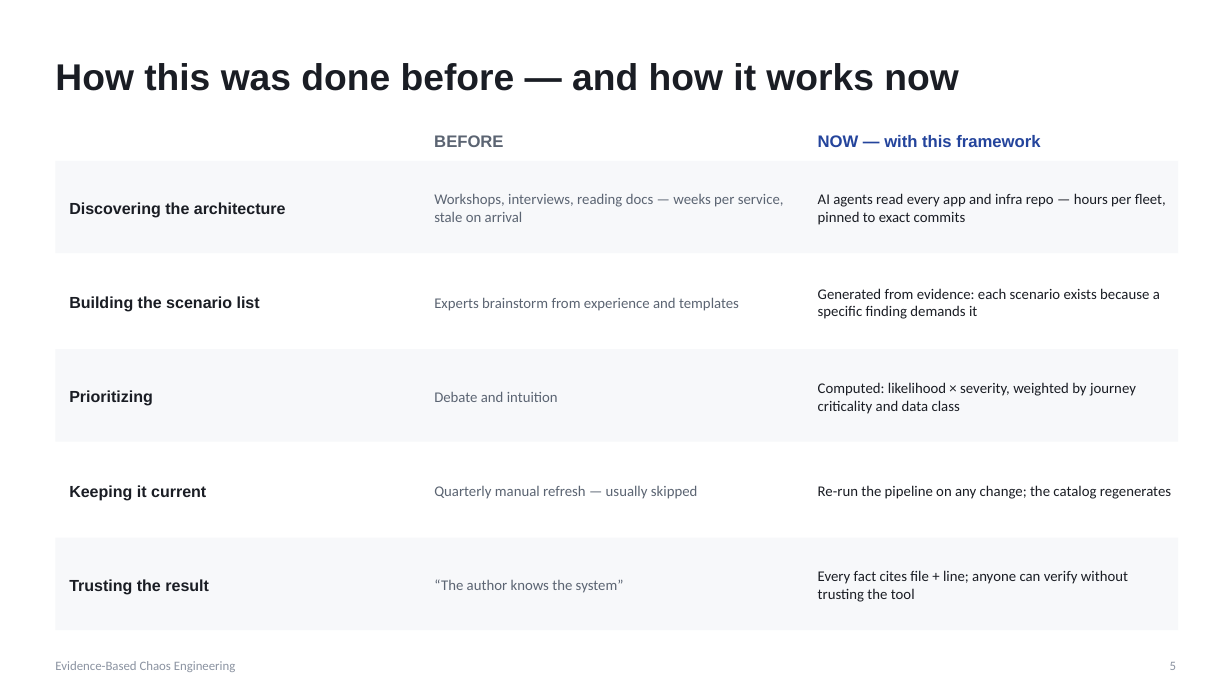
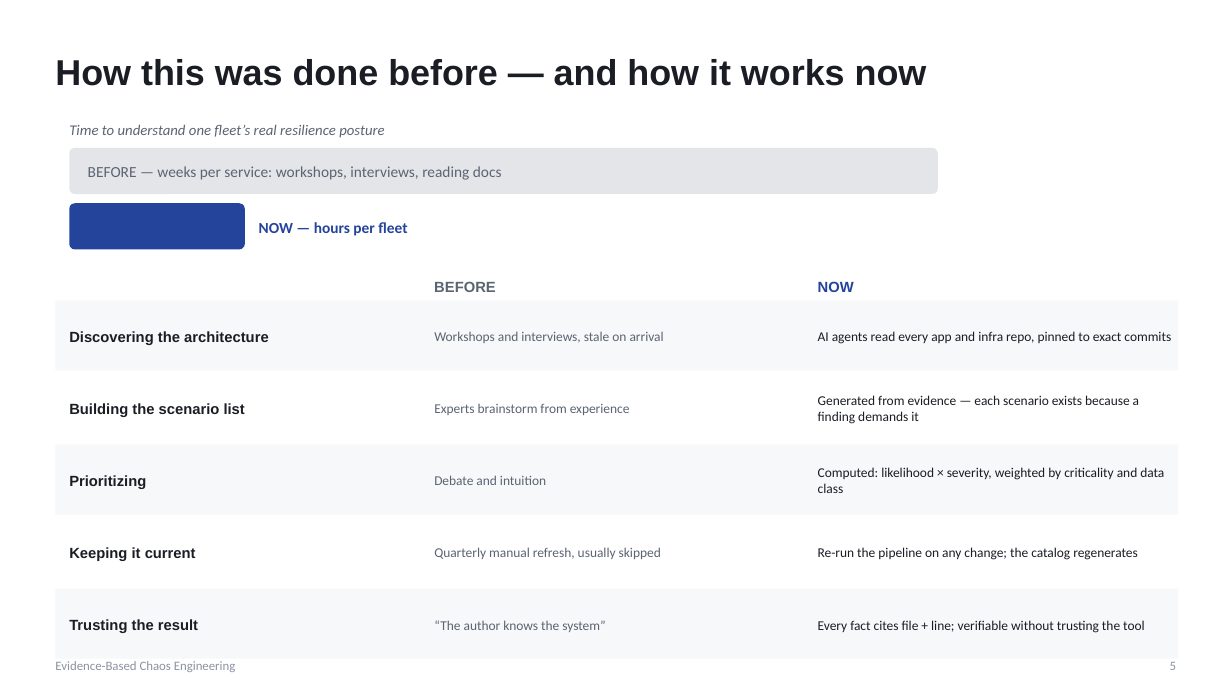
Before and after one commit to ramirezh84/chaos-engineering-pipeline, a slide deck: slide 5 of chaos-engineering-approach.pptx. Drawn at 1232x693 pixels with LibreOffice and Linux fonts; fonts in the diff are those of the drawing. Boxes give left, top, right and bottom in pixels: in the first picture for what was removed or moved away, otherwise in the second. Text is boxed around its words. In the diff, an @@ line names an element or a change of style, - is before the commit and + after.

```diff
--- a/chaos-engineering-approach.pptx
+++ b/chaos-engineering-approach.pptx
@@ text "How this was done before ..." at (x1=55, y1=59, x2=927, y2=86): size 29 to 28 pt @@
@@ text added at (x1=69, y1=124, x2=384, y2=138), 11.5 pt, text #5B6472, italic @@
+Time to understand one fleet’s real resilience posture
@@ rounded rectangle added at (x1=69, y1=148, x2=938, y2=194), fill #E3E5E9 @@
@@ text removed at (x1=818, y1=135, x2=1040, y2=147) @@
-NOW — with this framework
@@ text added at (x1=88, y1=166, x2=502, y2=180), 12 pt, text #5B6472 @@
+BEFORE — weeks per service: workshops, interviews, reading docs
@@ rounded rectangle added at (x1=69, y1=203, x2=245, y2=250), fill #24449C @@
@@ text at (x1=259, y1=222, x2=407, y2=236): text changed; size 11.5 to 12 pt; text colour #5B6472 to #24449C; bold on @@
-Workshops, interviews, reading docs — weeks per service, stale on arrival
+NOW — hours per fleet
@@ text "BEFORE" moved from (x1=434, y1=135, x2=503, y2=147) to (x1=434, y1=281, x2=496, y2=292) @@
@@ text "BEFORE" at (x1=434, y1=281, x2=496, y2=292): size 13 to 11.5 pt @@
@@ text added at (x1=818, y1=281, x2=854, y2=292), 11.5 pt, text #24449C, bold @@
+NOW
@@ rectangle resized from (x1=55, y1=349, x2=1178, y2=442) to (x1=55, y1=300, x2=1178, y2=371) @@
@@ size 12.5 to 11.5 pt in 5 elements at (x1=69, y1=619, x2=198, y2=633), (x1=69, y1=547, x2=196, y2=561), (x1=69, y1=475, x2=146, y2=489), (x1=69, y1=403, x2=245, y2=417), (x1=69, y1=331, x2=269, y2=345) @@
@@ text "Discovering the architecture" moved from (x1=69, y1=202, x2=286, y2=218) to (x1=69, y1=331, x2=269, y2=345) @@
@@ text added at (x1=434, y1=331, x2=664, y2=343), 10.5 pt, text #5B6472 @@
+Workshops and interviews, stale on arrival
@@ text at (x1=818, y1=331, x2=1171, y2=344): text changed; size 11.5 to 10.5 pt @@
-AI agents read every app and infra repo — hours per fleet, pinned to exact commits
+AI agents read every app and infra repo, pinned to exact commits
@@ text "Building the scenario list" moved from (x1=69, y1=296, x2=260, y2=312) to (x1=69, y1=403, x2=245, y2=417) @@
@@ text at (x1=434, y1=404, x2=630, y2=415): text changed; size 11.5 to 10.5 pt @@
-Experts brainstorm from experience and templates
+Experts brainstorm from experience
@@ text at (x1=818, y1=395, x2=1139, y2=424): text changed; size 11.5 to 10.5 pt @@
-Generated from evidence: each scenario exists because a specific finding demands it
+Generated from evidence — each scenario exists because a finding demands it
@@ rectangle resized from (x1=55, y1=161, x2=1178, y2=253) to (x1=55, y1=445, x2=1178, y2=515) @@
@@ text "Prioritizing" moved from (x1=69, y1=390, x2=153, y2=406) to (x1=69, y1=475, x2=146, y2=489) @@
@@ size 11.5 to 10.5 pt in 3 elements at (x1=434, y1=620, x2=605, y2=632), (x1=818, y1=547, x2=1138, y2=560), (x1=434, y1=475, x2=546, y2=485) @@
@@ text "Debate and intuition" moved from (x1=434, y1=391, x2=558, y2=402) to (x1=434, y1=475, x2=546, y2=485) @@
@@ text at (x1=818, y1=467, x2=1164, y2=493): text changed; size 11.5 to 10.5 pt @@
-Computed: likelihood × severity, weighted by journey criticality and data class
+Computed: likelihood × severity, weighted by criticality and data class
@@ text "Keeping it current" moved from (x1=69, y1=485, x2=206, y2=501) to (x1=69, y1=547, x2=196, y2=561) @@
@@ text "Re-run the pipeline on any ..." moved from (x1=818, y1=485, x2=1171, y2=499) to (x1=818, y1=547, x2=1138, y2=560) @@
@@ text at (x1=434, y1=547, x2=661, y2=559): text changed; size 11.5 to 10.5 pt @@
-Quarterly manual refresh — usually skipped
+Quarterly manual refresh, usually skipped
@@ rectangle resized from (x1=55, y1=538, x2=1178, y2=630) to (x1=55, y1=589, x2=1178, y2=659) @@
@@ text "Trusting the result" moved from (x1=69, y1=579, x2=209, y2=595) to (x1=69, y1=619, x2=198, y2=633) @@
@@ text "“The author knows the system”" moved from (x1=434, y1=579, x2=624, y2=593) to (x1=434, y1=620, x2=605, y2=632) @@
@@ text at (x1=818, y1=620, x2=1145, y2=633): text changed; size 11.5 to 10.5 pt @@
-Every fact cites file + line; anyone can verify without trusting the tool
+Every fact cites file + line; verifiable without trusting the tool
```
Also in this commit, not shown: 10 other slides changed, 1 slide added, 1 slide removed, 1 other file.
